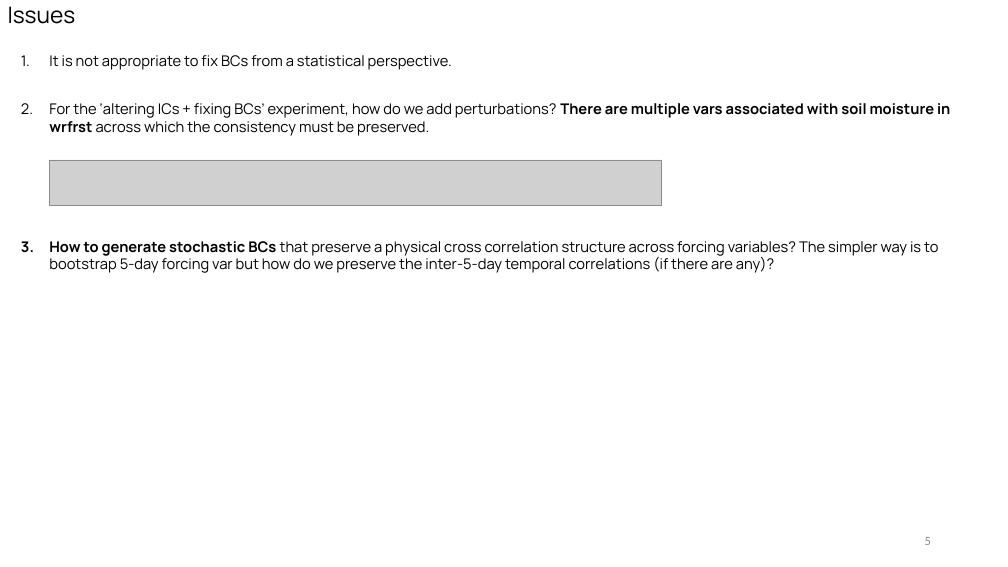
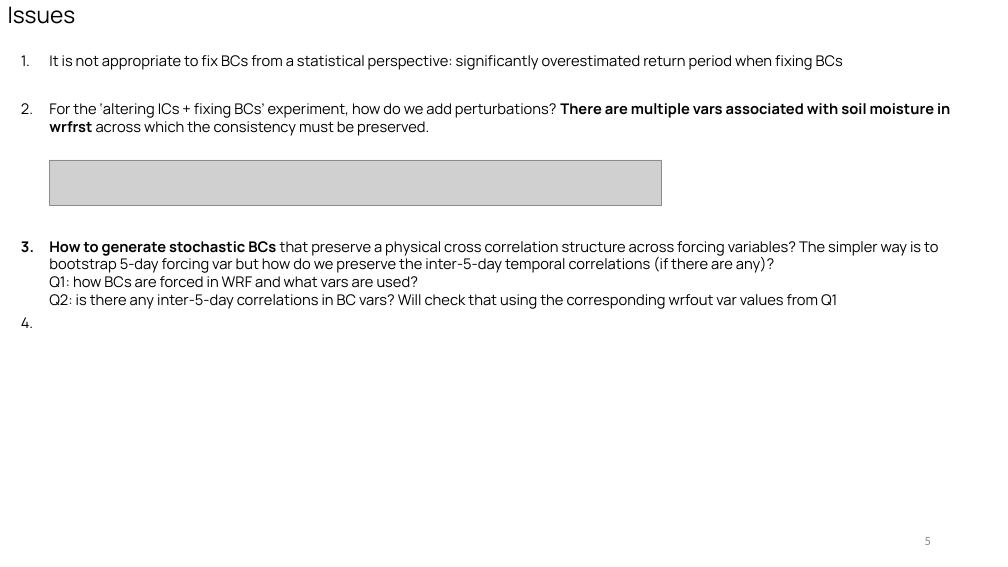
Before and after one commit to cruiseryy/large-deviation-algorithm-demo, a slide deck: slide 6 of documents/schematic.pptx. Drawn at 1008x567 pixels with LibreOffice and Linux fonts; fonts in the diff are those of the drawing; grey boxes stand for pictures. Boxes give left, top, right and bottom in pixels: in the first picture for what was removed or moved away, otherwise in the second. Text is boxed around its words. In the diff, an @@ line names an element or a change of style, - is before the commit and + after.

```diff
--- a/documents/schematic.pptx
+++ b/documents/schematic.pptx
@@ text at <box>49,55,843,70</box>: text changed @@
-1. It is not appropriate to fix BCs from a statistical perspective.
+1. It is not appropriate to fix BCs from a statistical perspective: significantly overestimated return period when fixing BCs
@@ text at <box>49,241,938,309</box>: text changed @@
-3. How to generate stochastic BCs that preserve a physical cross correlation structure across forcing variables? The simpler way is to bootstrap 5-day forcing var but how do we preserve the inter-5-day temporal correlations (if there are any)?
+3. How to generate stochastic BCs that preserve a physical cross correlation structure across forcing variables? The simpler way is to bootstrap 5-day forcing var but how do we preserve the inter-5-day temporal correlations (if there are any)?
+   Q1: how BCs are forced in WRF and what vars are used?
+   Q2: is there any inter-5-day correlations in BC vars? Will check that using the corresponding wrfout var values from Q1
```
Also in this commit, not shown: 1 other file.
